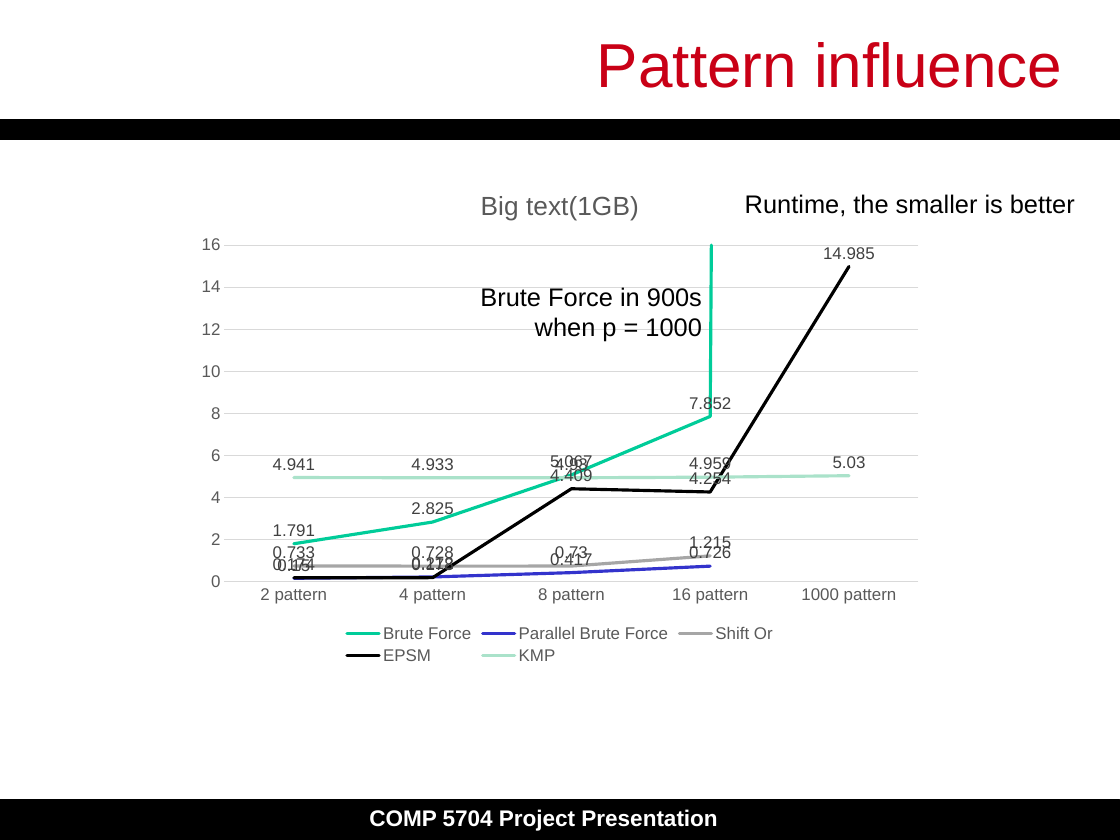
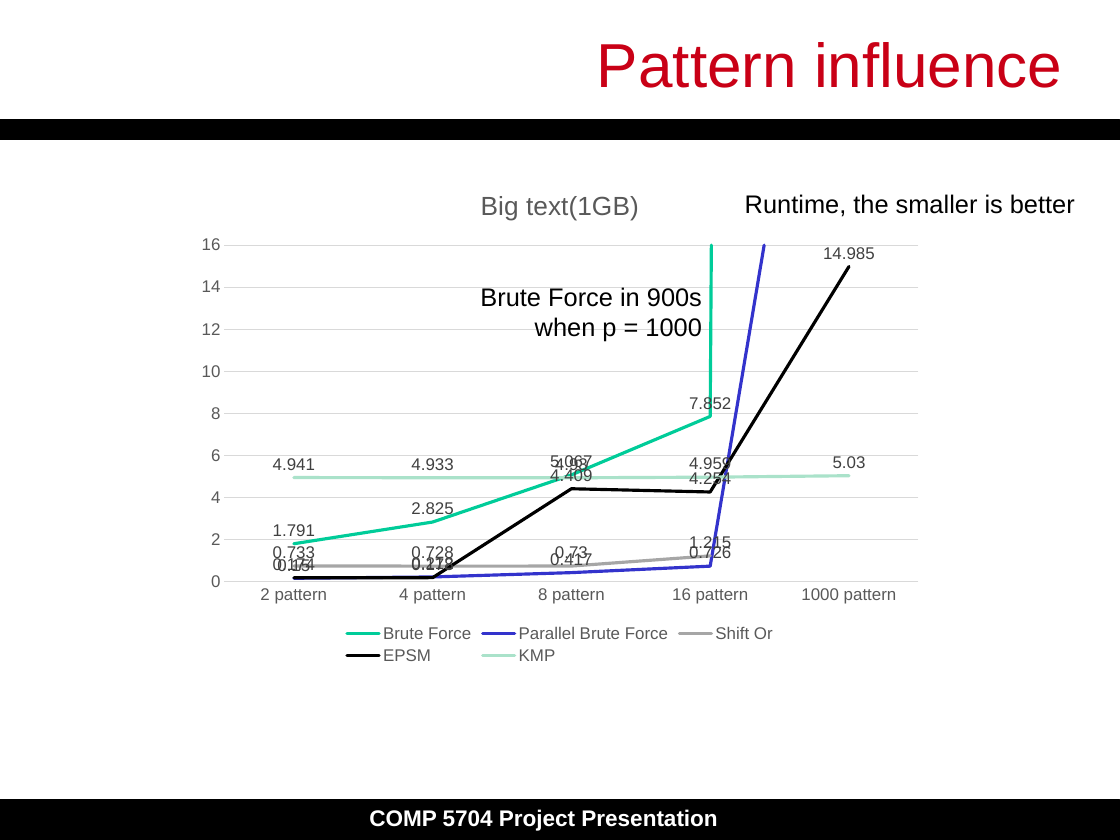
Before and after one commit to dengyull/COMP5704-project, a slide deck: slide 21 of Final_Presentation.pptx (slide 18 before the commit). Drawn at 1120x840 pixels with LibreOffice and Linux fonts; fonts in the diff are those of the drawing. Boxes give left, top, right and bottom in pixels: in the first picture for what was removed or moved away, otherwise in the second. Text is boxed around its words. In the diff, an @@ line names an element or a change of style, - is before the commit and + after.

```diff
--- a/Final_Presentation.pptx
+++ b/Final_Presentation.pptx
@@ line chart at (187,171,934,669) @@
@@ Parallel Brute Force, 1000 pattern: - to 40 @@
```
Also in this commit, not shown: 3 other slides changed, 6 slides added, 17 other files.
